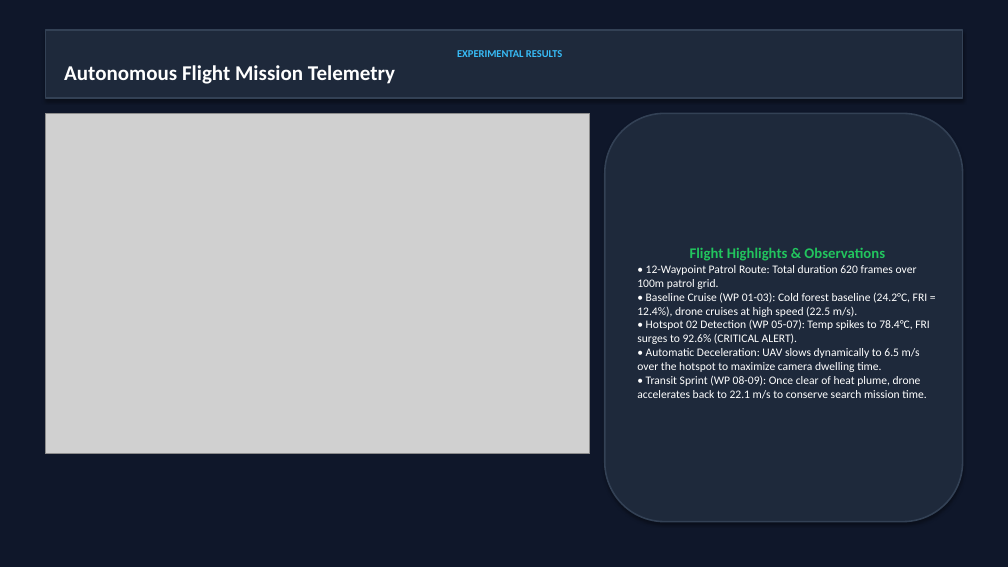
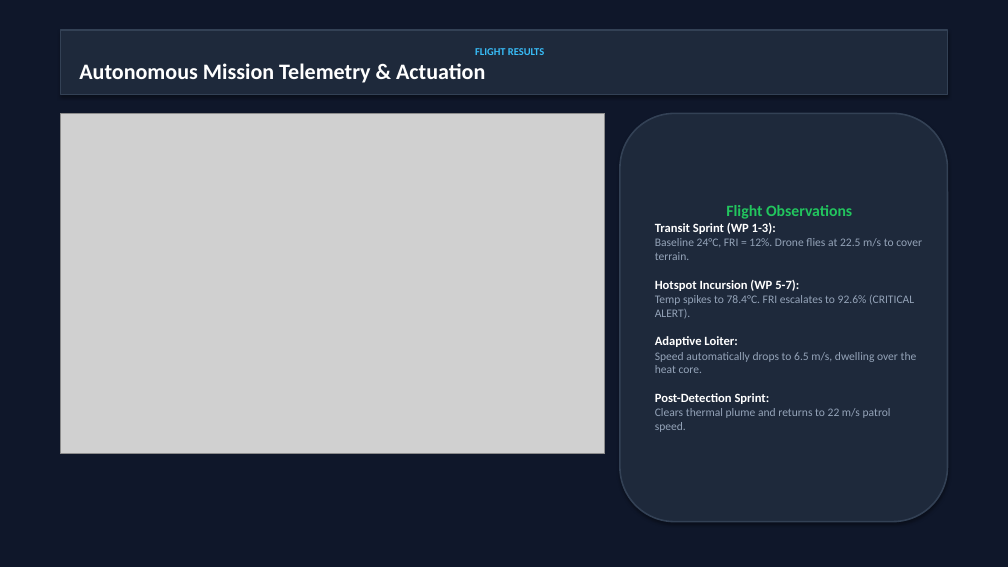
Before and after one commit to 123haiku/csc3034-fuzzy-wildfire-sim, a slide deck: slide 7 of docs/presentation/CSC3034_Presentation_Slides.pptx. Drawn at 1008x567 pixels with LibreOffice and Linux fonts; fonts in the diff are those of the drawing; grey boxes stand for pictures. Boxes give left, top, right and bottom in pixels: in the first picture for what was removed or moved away, otherwise in the second. Text is boxed around its words. In the diff, an @@ line names an element or a change of style, - is before the commit and + after.

```diff
--- a/docs/presentation/CSC3034_Presentation_Slides.pptx
+++ b/docs/presentation/CSC3034_Presentation_Slides.pptx
@@ rectangle "FLIGHT RESULTS": place and size @@
-rectangle "FLIGHT RESULTS" at <box>45,30,963,98</box>
+rectangle "FLIGHT RESULTS" at <box>60,30,948,95</box>
@@ text in rectangle at <box>79,48,544,83</box>: text changed; size 20 to 21 pt @@
-EXPERIMENTAL RESULTS
-Autonomous Flight Mission Telemetry
+FLIGHT RESULTS
+Autonomous Mission Telemetry & Actuation
@@ picture: place and size @@
-picture at <box>45,113,590,454</box>
+picture at <box>60,113,605,454</box>
@@ rounded rectangle "Flight Observations": place and size @@
-rounded rectangle "Flight Observations" at <box>605,113,963,522</box>
+rounded rectangle "Flight Observations" at <box>620,113,948,522</box>
@@ text in rounded rectangle at <box>655,205,922,432</box>: text changed; text colour #FFFFFF to #94A3B8 @@
-Flight Highlights & Observations
-• 12-Waypoint Patrol Route: Total duration 620 frames over 100m patrol grid.
-• Baseline Cruise (WP 01-03): Cold forest baseline (24.2°C, FRI = 12.4%), drone cruises at high speed (22.5 m/s).
-• Hotspot 02 Detection (WP 05-07): Temp spikes to 78.4°C, FRI surges to 92.6% (CRITICAL ALERT).
-• Automatic Deceleration: UAV slows dynamically to 6.5 m/s over the hotspot to maximize camera dwelling time.
-• Transit Sprint (WP 08-09): Once clear of heat plume, drone accelerates back to 22.1 m/s to conserve search mission time.
+Flight Observations
+Transit Sprint (WP 1-3):
+Baseline 24°C, FRI = 12%. Drone flies at 22.5 m/s to cover terrain.
+Hotspot Incursion (WP 5-7):
+Temp spikes to 78.4°C. FRI escalates to 92.6% (CRITICAL ALERT).
+Adaptive Loiter:
+Speed automatically drops to 6.5 m/s, dwelling over the heat core.
+Post-Detection Sprint:
+Clears thermal plume and returns to 22 m/s patrol speed.
```
Also in this commit, not shown: 7 other slides changed, 3 slides added, 3 slides removed, 2 other files.
